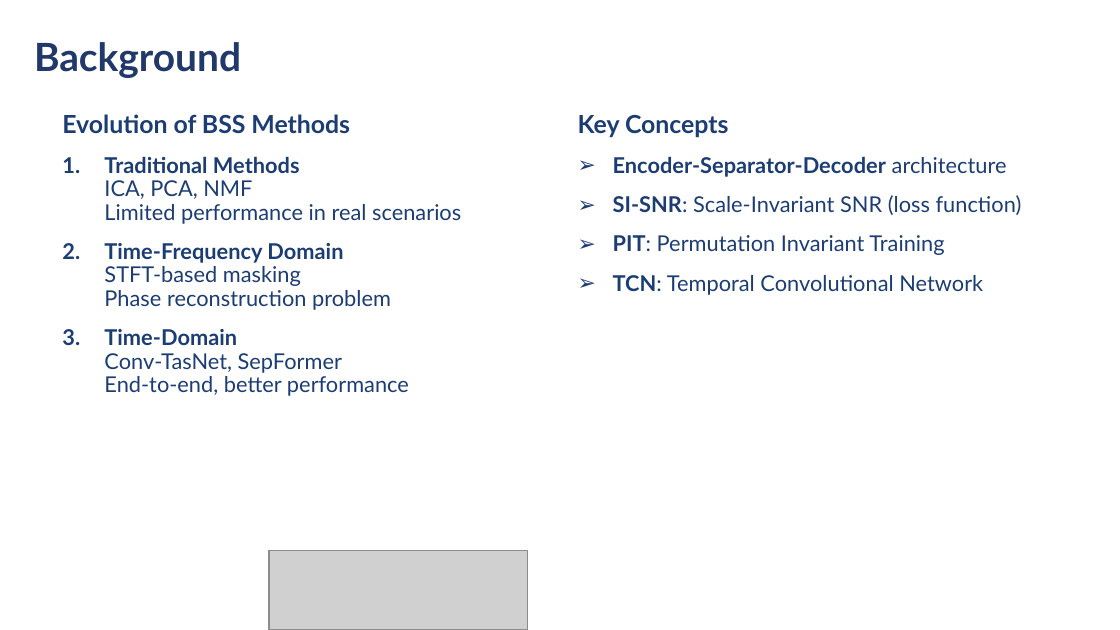
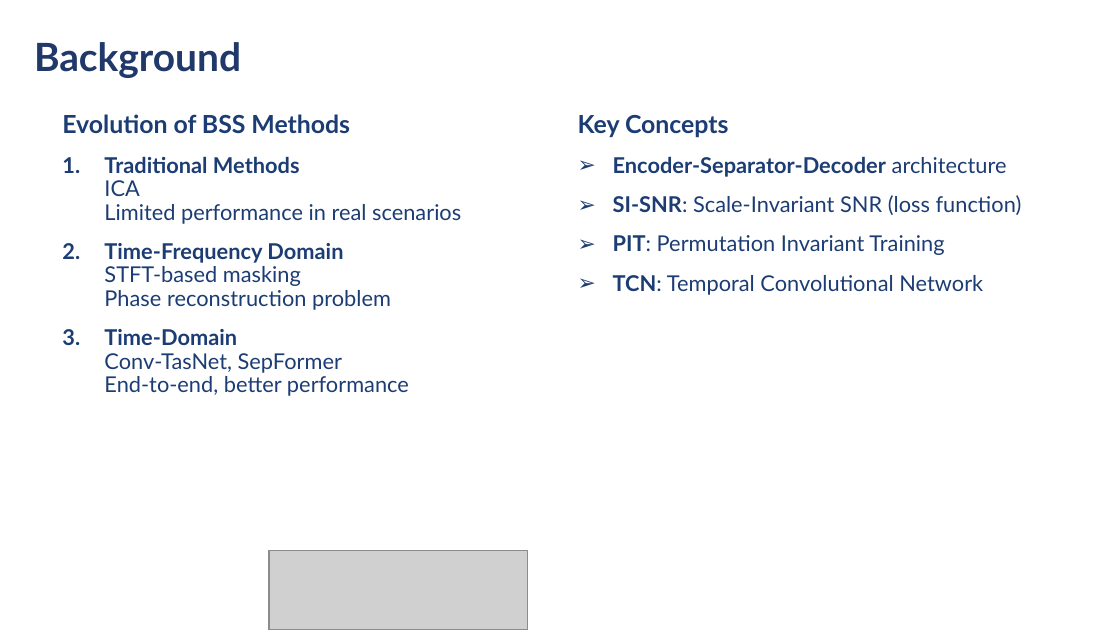
Before and after one commit to Keeper0824/Research-on-Blind-Source-Separation-Based-on-Time-Domain-Masking, a slide deck: slide 3 of Documents/Sun Haoran_2022213462_MidTermViva.pptx. Drawn at 1120x630 pixels with LibreOffice and Linux fonts; fonts in the diff are those of the drawing; grey boxes stand for pictures; background and template pictures are left out. Boxes give left, top, right and bottom in pixels: in the first picture for what was removed or moved away, otherwise in the second. Text is boxed around its words. In the diff, an @@ line names an element or a change of style, - is before the commit and + after.

```diff
--- a/Documents/Sun Haoran_2022213462_MidTermViva.pptx
+++ b/Documents/Sun Haoran_2022213462_MidTermViva.pptx
@@ text at (104, 156, 461, 224): text changed @@
-1. Traditional Methods
-   ICA, PCA, NMF
-   Limited performance in real scenarios
+1. Traditional Methods
+   ICA
+   Limited performance in real scenarios
```
Also in this commit, not shown: 2 other slides changed, 4 other files.
